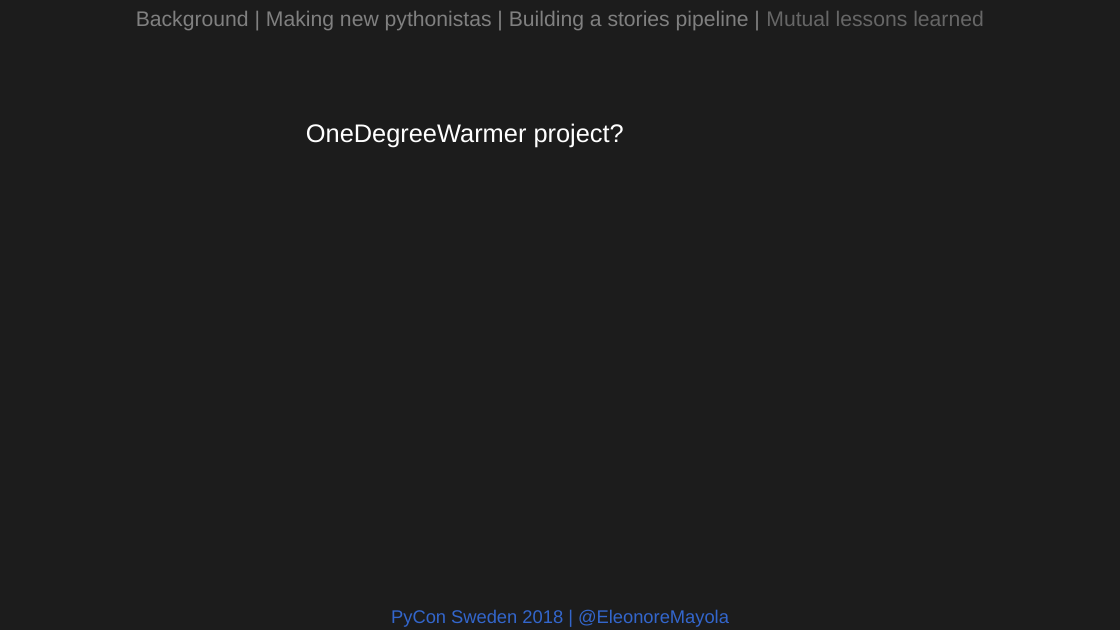
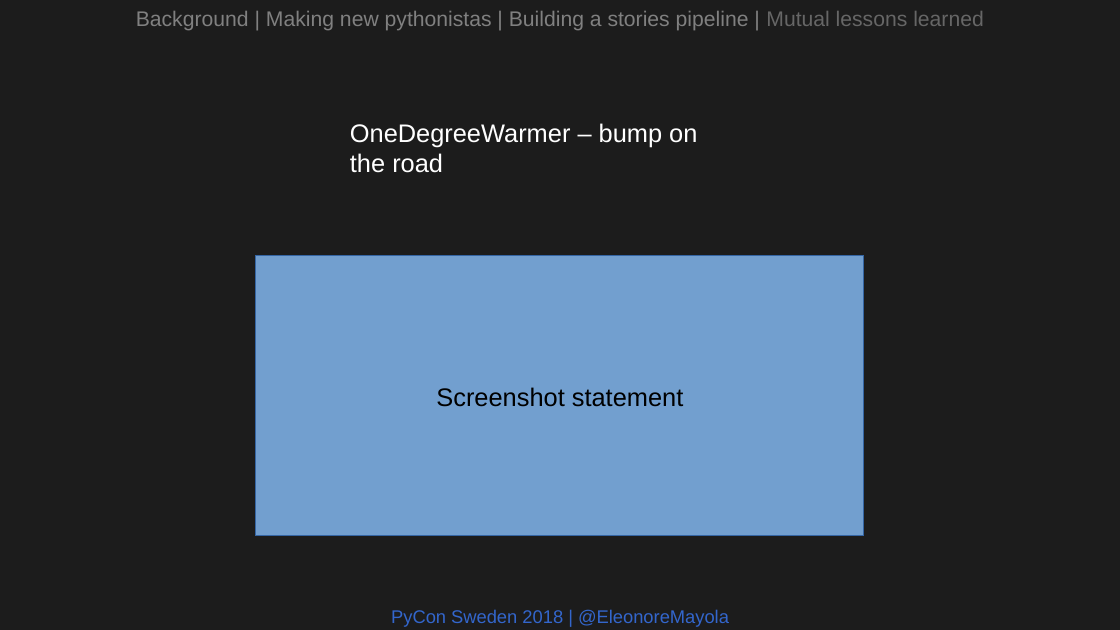
Before and after one commit to Eleonore9/-pyconse18, a slide deck: slide 20 of pyconse2018.odp (slide 19 before the commit). Drawn at 1120x630 pixels with LibreOffice and Linux fonts; fonts in the diff are those of the drawing. Boxes give left, top, right and bottom in pixels: in the first picture for what was removed or moved away, otherwise in the second. Text is boxed around its words. In the diff, an @@ line names an element or a change of style, - is before the commit and + after.

Commit message:
WIP internal project

```diff
--- a/pyconse2018.odp
+++ b/pyconse2018.odp
@@ text removed at [306, 123, 624, 147] @@
-OneDegreeWarmer project?
@@ text added at [350, 123, 697, 173], 18 pt, text #FFFFFF @@
+OneDegreeWarmer – bump on the road
@@ rectangle added at [256, 256, 864, 537], fill #729FCF, outline #3465A4 0 pt, 18 pt, text #000000 @@
+Screenshot statement
```
Also in this commit, not shown: 7 other slides changed, 1 slide added.
